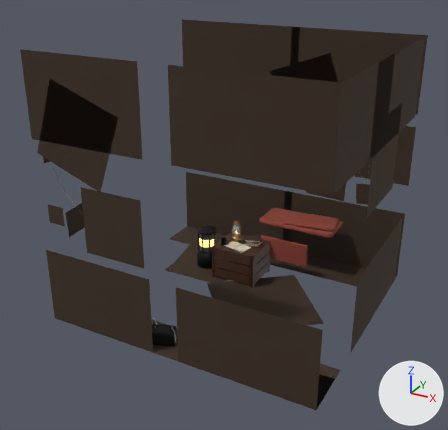
Before and after pictures for a commit that changed the glTF model game/assets/models/ch3_dress_camp.glb.
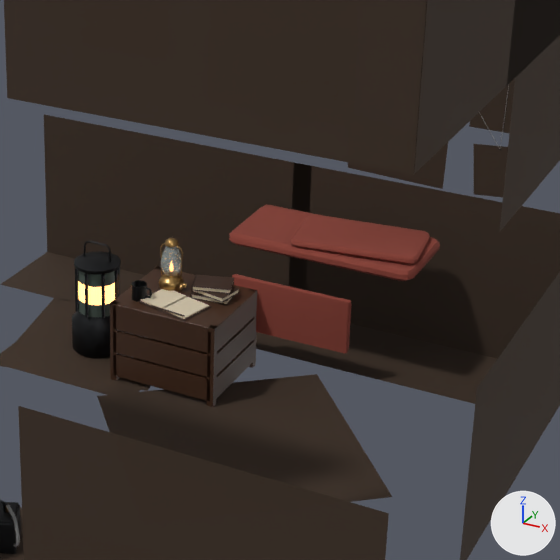
Each version appears first whole from a 50 mm camera at (8.98, -3.0, 3.79) aimed at (6.02, 2.38, 1.1), and next in a close-up on the part from 38% to 87% of the width and 29% to 81% of the height. The lights are fixed; the arrows at lower right show +X, +Y and +Z. The last two pictures show the newer version. Vertices at exactly the same position are counted once.

The first close-up shows 'ch3_dress_camp'.
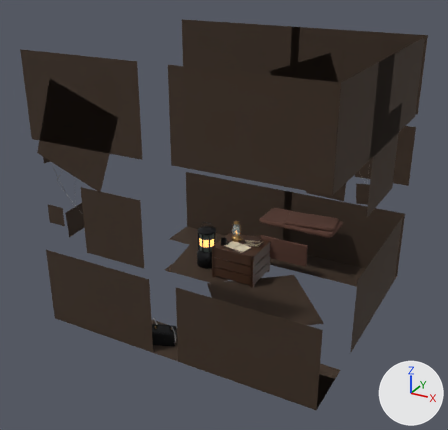
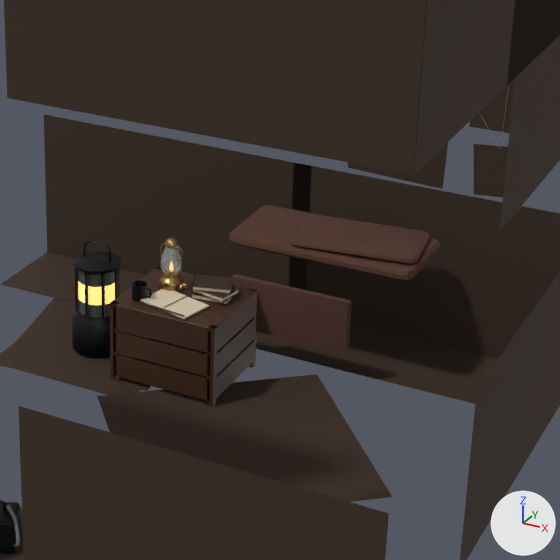
What the commit changed:
Material 'M_Dress_Wool' (mat_m_dress_wool) changes colour from red #8a4034 to brown #54362b; in linear values from (0.254, 0.0513, 0.0343) to (0.0887, 0.0369, 0.0242).
Material 'M_Dress_Flame' (mat_m_dress_flame) is new.
Its base color is (1.0, 0.503, 0.162) (orange #ffbc70).
Its roughness is 0.6.
Its emission color is (1.0, 0.479, 0.138) (orange #ffb868).
Its emission strength is 1.6.
me_ch3_dress_camp has 2176 vertices, 3660 faces and spans x 4.54..7.6, y 1.21..3.96, z 0.0..2.89.
me_ch3_dress_camp is used by ob_ch3_dress_camp; location (0.0, 0.0, 0.0).
me_ch3_dress_camp part 1: all 96 faces that had it switch from mat_m_emissive_warm (orange #ffb46b, glowing orange #ffb46b) to mat_m_dress_flame (orange #ffbc70, glowing orange #ffb868).

Pixel boxes (x1, y1, x2, y2) of what changed, in the close-ups (560 x 560 px):
'ch3_dress_camp', recoloured: (75, 202, 442, 356) in both
part 1 of me_ch3_dress_camp, recoloured: (78, 281, 115, 305) in both
